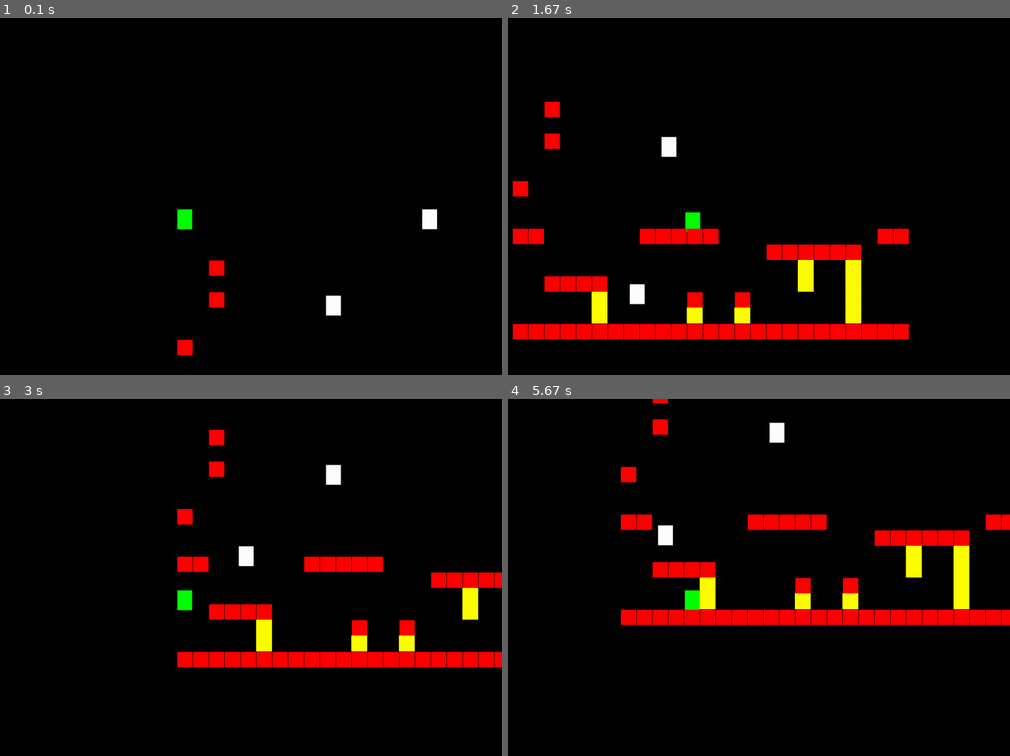
Above: before the commit, frames 1-4 (two rows, left to right).
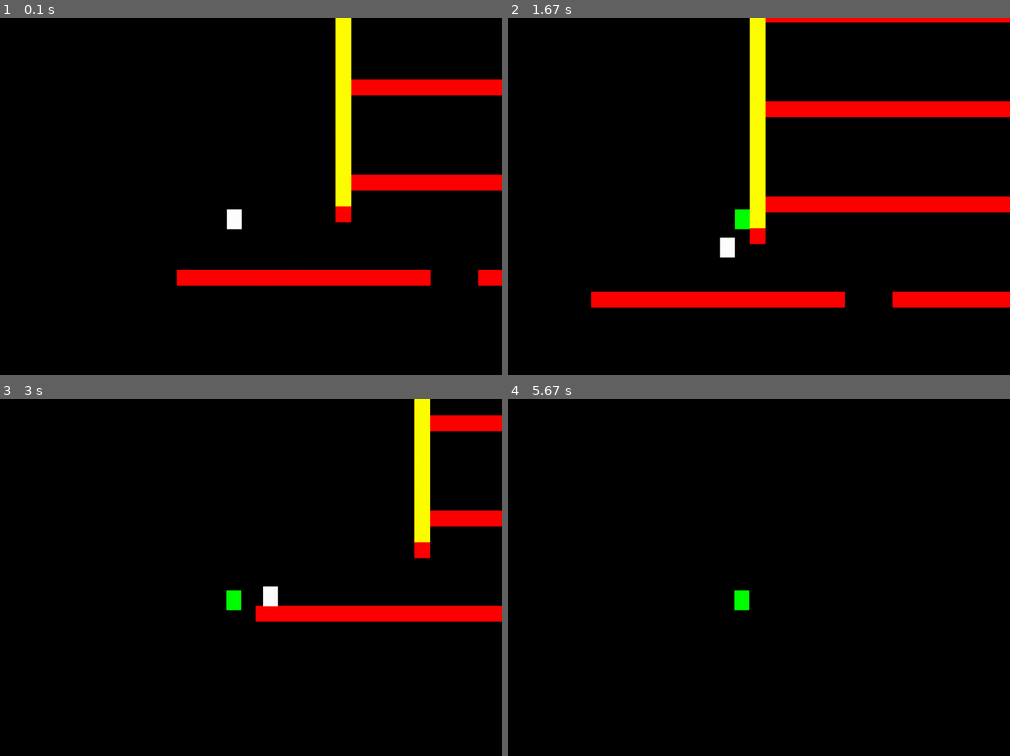
Above: after the commit, the same moments.

Repository: GabrielFaggione/PygameBase
Game: pygame game, started from snd/main.py
The game is run twice, just before and just after one commit, with the same random seed, the same clock (stepped at 60 frames per second) and the same inputs.
Inputs:
- Up to frame 1 (0.1 s): no input
- Up to frame 2 (1.67 s): hold Right 0.33-0.8 s; hold Up 0.83-1.13 s; hold Right 1.17-1.63 s
- Up to frame 3 (3 s): hold Left 1.67-2.2 s; hold Down 2.23-2.53 s; hold Left 2.57-2.97 s
- Up to frame 4 (5.67 s): hold Right 3.4-4.03 s; hold Down 4.07-4.43 s; hold Left 4.47-4.93 s; hold Right 4.97-5.43 s

The runs differ from the first frame. In frame 1, 8.2% of the frame differs, in the area x 35-100%, y 0-95%; in frame 2, 19%, in the area x 0-100%, y 0-91%; in frame 3, 12%; in frame 4, 8.9%.

Commit message:
Adicionado mudanças no bot e começo da construção do servidor

Diff:
--- a/snd/bot.py
+++ b/snd/bot.py
@@ -1,6 +1,8 @@
 # Bot classes
 from settings import *
+from scenes import *
 import pygame as pg
+from copy import copy, deepcopy
 
 vec = pg.math.Vector2
 
@@ -10,12 +12,15 @@
         self.image = pg.Surface((30,40))
         self.image.fill(WHITE)
         self.pos = vec(x,y)
+        self.posScene = (int(x/32), int(y/32))
+        self.dir = None
         self.vel = vec(0,0)
         self.acc = vec(0,0)
         self.minDistance = 50
         self.botAcc = 0.5
         self.botFric = -0.12
         self.jumping = False
+        self.onSearch = False
         self.rect = self.image.get_rect()
         self.rect.x = x
         self.rect.y = y
@@ -28,8 +33,6 @@
         self.toDraw = True
 
     def update(self):
-        #print ("pos bot", self.pos)
-        #print ("pos player", self.player.pos)
         self.acc = vec(0,PLAYER_GRAV)
         self.distanceToPlayer = (self.pos.distance_to(self.player.pos))
         self.vecToPlayer = (self.pos - self.player.pos)
@@ -38,11 +41,12 @@
             # control x bot accelerate
             if self.vecToPlayer.x < 0:
                 self.acc.x = self.botAcc
+                self.dir = "right"
             else:
                 self.acc.x = -self.botAcc
+                self.dir = "left"
 
-            # check if player is near to jump
-            if self.distanceToPlayer < (self.vel.x * self.predict * 2):
+            if self.player.pos.y < self.pos.y and self.distanceToPlayer < 150:
                 self.jump()
 
         # check if hits platform
@@ -53,8 +57,10 @@
             self.jumping = False
             if self.vel.y > 0:
                 if self.pos.y < platforms_hits[0].rect.bottom:
+                    self.posScene = (int(platforms_hits[0].rect.centerx / 32), int(platforms_hits[0].rect.centery / 32))
                     self.pos.y = platforms_hits[0].rect.top + 1
                     self.vel.y = 0
+                    self.checkNearPos()
             if self.vel.y < 0:
                 if self.pos.y > platforms_hits[0].rect.bottom:
                     if (self.pos.x < platforms_hits[0].rect.left or self.pos.x > platforms_hits[0].rect.right) and len(platforms_hits) == 1: pass
@@ -80,45 +86,19 @@
                 self.jumping = True
                 self.vel.y -= 12
 
+    def checkNearPos(self):
+        try:
+            if not self.jumping:
+                if self.dir == "left":
+                    diagonal = scene[self.posScene[1] + 1][self.posScene[0] - 1]
+                    nextblock = scene[self.posScene[1]][self.posScene[0] - 2]
+                    if diagonal == 0 or nextblock == 2:
+                        self.jump()
 
-class BotShadowWall(pg.sprite.Sprite):
-    def __init__(self, bot):
-        pg.sprite.Sprite.__init__(self)
-        self.image = pg.Surface((bot.rect.width,bot.rect.height))
-        self.image.fill(SOMECOLOR)
-        self.bot = bot
-        self.pos = vec(bot.pos.x,bot.pos.y)
-        self.rect = self.image.get_rect()
-        self.rect.x = bot.rect.x
-        self.rect.y = bot.rect.y
-        self.rect.midbottom = (self.rect.x,self.rect.y)
-        self.toDraw = False # change this
-
-    def update(self):
-        self.pos = self.bot.pos + ((self.bot.vel.x * self.bot.predict, self.bot.vel.y))
-        self.rect.midbottom = self.pos
-        hit_wall = pg.sprite.spritecollide(self, self.bot.game.walls, False)
-        if hit_wall:
-            if self.bot.pos.y > self.bot.player.pos.y:
-                self.bot.jump()
-
-class BotShadowPlatform(pg.sprite.Sprite):
-    def __init__(self, bot):
-        pg.sprite.Sprite.__init__(self)
-        self.image = pg.Surface((bot.rect.width,bot.rect.height))
-        self.image.fill(SOMECOLOR)
-        self.bot = bot
-        self.pos = vec(bot.pos.x,bot.pos.y)
-        self.rect = self.image.get_rect()
-        self.rect.x = bot.rect.x
-        self.rect.y = bot.rect.y
-        self.rect.midbottom = (self.rect.x,self.rect.y)
-        self.platform = None
-        self.toDraw = False # change this
-
-    def update(self):
-        if self.bot.jumping:
-            hit_plat = pg.sprite.spritecollide(self.bot, self.bot.game.platforms, False)
-            if hit_plat:
-                if self.bot.vel.y < 0 and self.bot.pos.y > hit_plat[0].rect.bottom:
-                    self.platform = hit_plat[0]
+                elif self.dir == "right":
+                    diagonal = scene[self.posScene[1] + 1][self.posScene[0] + 1]
+                    nextblock = scene[self.posScene[1]][self.posScene[0] + 2]
+                    if diagonal == 0 or nextblock == 2:
+                        self.jump()
+        except IndexError:
+            pass
--- /dev/null
+++ b/snd/client.py
@@ -0,0 +1,15 @@
+import socket
+import pickle
+
+
+
+client = socket.socket(socket.AF_INET, socket.SOCK_DGRAM)
+
+host = "127.0.0.1"
+port = 8080
+
+info = pickle.dumps(["Josué", 100, 100])
+
+client.connect((host, port))
+client.sendto(info, (host, port))
+print (client.recv(1024))
--- a/snd/main.py
+++ b/snd/main.py
@@ -38,7 +38,7 @@
                 if scene[y][x] == 0:
                     pass
                 elif scene[y][x] == 1:
-                    self.p = Platform((32*x),(32*y), 31, 31)
+                    self.p = Platform((32*x),(32*y), 32, 32)
                     self.all_sprites.add(self.p)
                     self.platforms.add(self.p)
                     self.all_obj_scene.append(self.p)
@@ -48,19 +48,13 @@
                     self.walls.add(self.w)
                     self.all_obj_scene.append(self.w)
 
-        self.bot = Bot(500, -100, self.player, self)
+        self.bot = Bot(100, 1000, self.player, self)
         self.all_sprites.add(self.bot)
         self.all_obj_scene.append(self.bot)
 
-        """
-        self.botshadowwall = BotShadowWall(self.bot)
-        self.all_sprites.add(self.botshadowwall)
-        self.all_obj_scene.append(self.botshadowwall)
-
-        self.botshadowplat = BotShadowPlatform(self.bot)
-        self.all_sprites.add(self.botshadowplat)
-        self.all_obj_scene.append(self.botshadowplat)
-        """
+        self.bot = Bot(1625, 1000, self.player, self)
+        self.all_sprites.add(self.bot)
+        self.all_obj_scene.append(self.bot)
 
         teste = ["Ola, tudo bem?\n:3", "Peidei"]
         self.npc = Npc("Roberto", 300, 80, teste)
@@ -87,6 +81,7 @@
             self.draw()
 
     def update(self):
+        print (self.player.pos)
         # Game Loop - Update
         self.all_sprites.update()
         # check if player hits a platform
@@ -94,7 +89,6 @@
         platforms_hits = pg.sprite.spritecollide(self.player, self.platforms, False)
         self.player.rect.y -= 1
         if platforms_hits:
-            #print (len(platforms_hits))
             self.player.jumping = False
             if self.player.vel.y > 0:
                 if self.player.pos.y < platforms_hits[0].rect.bottom:
@@ -102,7 +96,6 @@
                     self.player.vel.y = 0
             if self.player.vel.y < 0:
                 if self.player.pos.y > platforms_hits[0].rect.bottom:
-                    print ("low")
                     if (self.player.pos.x < platforms_hits[0].rect.left or self.player.pos.x > platforms_hits[0].rect.right) and len(platforms_hits) == 1: pass
                     else: self.player.vel.y = 0
         # check if player hits a wall
--- a/snd/scenes.py
+++ b/snd/scenes.py
@@ -7,56 +7,40 @@
 # 1 platform
 # 2 wall
 
-scene = [[0,0,1,0,0,0,0,0,0,0,0,0,0,0,0,0,0,0,0,0,0,0,0,0,0],
-        [0,0,0,0,0,0,0,0,0,0,0,0,0,0,0,0,0,0,0,0,0,0,0,0,0],
-        [0,0,1,0,0,0,0,0,0,0,0,0,0,0,0,0,0,0,0,0,0,0,0,0,0],
-        [0,0,0,0,0,0,0,0,0,0,0,0,0,0,0,0,0,0,0,0,0,0,0,0,0],
-        [0,0,0,0,0,0,0,0,0,0,0,0,0,0,0,0,0,0,0,0,0,0,0,0,0],
-        [1,0,0,0,0,0,0,0,0,0,0,0,0,0,0,0,0,0,0,0,0,0,0,0,0], # 0
-        [0,0,0,0,0,0,0,0,0,0,0,0,0,0,0,0,0,0,0,0,0,0,0,0,0],
-        [0,0,0,0,0,0,0,0,0,0,0,0,0,0,0,0,0,0,0,0,0,0,0,0,0],
-        [1,1,0,0,0,0,0,0,1,1,1,1,1,0,0,0,0,0,0,0,0,0,0,1,1],
-        [0,0,0,0,0,0,0,0,0,0,0,0,0,0,0,0,1,1,1,1,1,1,0,0,0],
-        [0,0,0,0,0,0,0,0,0,0,0,0,0,0,0,0,0,0,2,0,0,2,0,0,0],
-        [0,0,1,1,1,1,0,0,0,0,0,0,0,0,0,0,0,0,2,0,0,2,0,0,0],
-        [0,0,0,0,0,2,0,0,0,0,0,1,0,0,1,0,0,0,0,0,0,2,0,0,0],
-        [0,0,0,0,0,2,0,0,0,0,0,2,0,0,2,0,0,0,0,0,0,2,0,0,0],
-        [1,1,1,1,1,1,1,1,1,1,1,1,1,1,1,1,1,1,1,1,1,1,1,1,1],
-        [0,0,0,0,0,0,0,0,0,0,0,0,0,0,0,0,0,0,0,0,0,0,0,0,0],
-        [0,0,0,0,0,0,0,0,0,0,0,0,0,0,0,0,0,0,0,0,0,0,0,0,0],
-        [0,0,0,0,0,0,0,0,0,0,0,0,0,0,0,0,0,0,0,0,0,0,0,0,0],
-        [0,0,0,0,0,0,0,0,0,0,0,0,0,0,0,0,0,0,0,0,0,0,0,0,0],
-        [0,0,0,0,0,0,0,0,0,0,0,0,0,0,0,0,0,0,0,0,0,0,0,0,0],
-        [0,0,0,0,0,0,0,0,0,0,0,0,0,0,0,0,0,0,0,0,0,0,0,0,0],
-        [0,0,0,0,0,0,0,0,0,0,0,0,0,0,0,0,0,0,0,0,0,0,0,0,0],
-        [0,0,0,0,0,0,0,0,0,0,0,0,0,0,0,0,0,0,0,0,0,0,0,0,0],
-        [0,0,0,0,0,0,0,0,0,0,0,0,0,0,0,0,0,0,0,0,0,0,0,0,0],
-        [0,0,0,0,0,0,0,0,0,0,0,0,0,0,0,0,0,0,0,0,0,0,0,0,0],
-        [0,0,0,0,0,0,0,0,0,0,0,0,0,0,0,0,0,0,0,0,0,0,0,0,0]]
-
-botScene = [[0,0,1,0,0,0,0,0,0,0,0,0,0,0,0,0,0,0,0,0,0,0,0,0,0],
-        [0,0,0,0,0,0,0,0,0,0,0,0,0,0,0,0,0,0,0,0,0,0,0,0,0],
-        [0,0,1,0,0,0,0,0,0,0,0,0,0,0,0,0,0,0,0,0,0,0,0,0,0],
-        [0,0,0,0,0,0,0,0,0,0,0,0,0,0,0,0,0,0,0,0,0,0,0,0,0],
-        [0,0,0,0,0,0,0,0,0,0,0,0,0,0,0,0,0,0,0,0,0,0,0,0,0],
-        [1,0,0,0,0,0,0,0,0,0,0,0,0,0,0,0,0,0,0,0,0,0,0,0,0], # 0
-        [0,0,0,0,0,0,0,0,0,0,0,0,0,0,0,0,0,0,0,0,0,0,0,0,0],
-        [0,0,0,0,0,0,0,0,0,0,0,0,0,0,0,0,0,0,0,0,0,0,0,0,0],
-        [1,1,0,0,0,0,0,0,1,1,1,1,1,0,0,0,0,0,0,0,0,0,0,1,1],
-        [0,0,0,0,0,0,0,0,0,0,0,0,0,0,0,0,1,1,1,1,1,1,0,0,0],
-        [0,0,0,0,0,0,0,0,0,0,0,0,0,0,0,0,0,0,2,0,0,2,0,0,0],
-        [0,0,1,1,1,1,0,0,0,0,0,0,0,0,0,0,0,0,2,0,0,2,0,0,0],
-        [0,0,0,0,0,2,0,0,0,0,0,1,0,0,1,0,0,0,0,0,0,2,0,0,0],
-        [0,0,0,0,0,2,0,0,0,0,0,2,0,0,2,0,0,0,0,0,0,2,0,0,0],
-        [1,1,1,1,1,1,1,1,1,1,1,1,1,1,1,1,1,1,1,1,1,1,1,1,1],
-        [0,0,0,0,0,0,0,0,0,0,0,0,0,0,0,0,0,0,0,0,0,0,0,0,0],
-        [0,0,0,0,0,0,0,0,0,0,0,0,0,0,0,0,0,0,0,0,0,0,0,0,0],
-        [0,0,0,0,0,0,0,0,0,0,0,0,0,0,0,0,0,0,0,0,0,0,0,0,0],
-        [0,0,0,0,0,0,0,0,0,0,0,0,0,0,0,0,0,0,0,0,0,0,0,0,0],
-        [0,0,0,0,0,0,0,0,0,0,0,0,0,0,0,0,0,0,0,0,0,0,0,0,0],
-        [0,0,0,0,0,0,0,0,0,0,0,0,0,0,0,0,0,0,0,0,0,0,0,0,0],
-        [0,0,0,0,0,0,0,0,0,0,0,0,0,0,0,0,0,0,0,0,0,0,0,0,0],
-        [0,0,0,0,0,0,0,0,0,0,0,0,0,0,0,0,0,0,0,0,0,0,0,0,0],
-        [0,0,0,0,0,0,0,0,0,0,0,0,0,0,0,0,0,0,0,0,0,0,0,0,0],
-        [0,0,0,0,0,0,0,0,0,0,0,0,0,0,0,0,0,0,0,0,0,0,0,0,0],
-        [0,0,0,0,0,0,0,0,0,0,0,0,0,0,0,0,0,0,0,0,0,0,0,0,0]]
+scene =      [[0,0,0,0,0,0,0,0,0,0,1,1,1,1,1,1,1,1,1,1,1,1,1,1,1,1,1,1,1,1,1,1,1,1,1,1,1,1,1,1,1,1,1,1,1,1,1,1,1,1,1,1,0,0,0,0,0,0,0,0],
+             [0,0,0,0,0,0,0,0,0,0,2,0,0,0,0,0,0,0,0,0,0,0,0,0,0,0,0,0,0,0,0,0,0,0,0,0,0,0,0,0,0,0,0,0,0,0,0,0,0,0,0,2,0,0,0,0,0,0,0,0],
+             [0,0,0,0,0,0,0,0,0,0,2,0,0,0,0,0,0,0,0,0,0,0,0,0,0,0,0,0,0,0,0,0,0,0,0,0,0,0,0,0,0,0,0,0,0,0,0,0,0,0,0,2,0,0,0,0,0,0,0,0],
+             [0,0,0,0,0,0,0,0,0,0,2,0,0,0,0,0,0,0,0,0,0,0,0,0,0,0,0,0,0,0,0,0,0,0,0,0,0,0,0,0,0,0,0,0,0,0,0,0,0,0,0,2,0,0,0,0,0,0,0,0],
+             [0,0,0,0,0,0,0,0,0,0,2,0,0,0,0,0,0,0,0,0,0,0,0,0,0,0,0,0,0,0,0,0,0,0,0,0,0,0,0,0,0,0,0,0,0,0,0,0,0,0,0,2,0,0,0,0,0,0,0,0],
+             [0,0,0,0,0,0,0,0,0,0,2,0,0,0,0,0,0,0,0,0,0,0,0,0,0,0,0,0,0,0,0,0,0,0,0,0,0,0,0,0,0,0,0,0,0,0,0,0,0,0,0,2,0,0,0,0,0,0,0,0],
+             [0,0,0,0,0,0,0,0,0,0,2,1,1,1,1,1,1,1,1,1,1,1,1,1,1,1,1,1,1,1,1,1,1,1,1,1,1,1,1,1,1,1,1,1,1,1,1,1,1,1,1,2,0,0,0,0,0,0,0,0], # fifth floor
+             [0,0,0,0,0,0,0,0,0,0,2,0,0,0,0,0,0,0,0,0,0,0,0,0,0,0,0,0,0,0,0,0,0,0,0,0,0,0,0,0,0,0,0,0,0,0,0,0,0,0,0,2,0,0,0,0,0,0,0,0],
+             [0,0,0,0,0,0,0,0,0,0,2,0,0,0,0,0,0,0,0,0,0,0,0,0,0,0,0,0,0,0,0,0,0,0,0,0,0,0,0,0,0,0,0,0,0,0,0,0,0,0,0,2,0,0,0,0,0,0,0,0],
+             [0,0,0,0,0,0,0,0,0,0,2,0,0,0,0,0,0,0,0,0,0,0,0,0,0,0,0,0,0,0,0,0,0,0,0,0,0,0,0,0,0,0,0,0,0,0,0,0,0,0,0,2,0,0,0,0,0,0,0,0],
+             [0,0,0,0,0,0,0,0,0,0,2,0,0,0,0,0,0,0,0,0,0,0,0,0,0,0,0,0,0,0,0,0,0,0,0,0,0,0,0,0,0,0,0,0,0,0,0,0,0,0,0,2,0,0,0,0,0,0,0,0],
+             [0,0,0,0,0,0,0,0,0,0,2,1,1,1,1,1,1,1,1,1,1,1,1,1,1,1,1,1,1,1,1,1,1,1,1,1,1,1,1,1,1,1,1,1,1,1,1,1,1,1,1,2,0,0,0,0,0,0,0,0], # fourth floor
+             [0,0,0,0,0,0,0,0,0,0,2,0,0,0,0,0,0,0,0,0,0,0,0,0,0,0,0,0,0,0,0,0,0,0,0,0,0,0,0,0,0,0,0,0,0,0,0,0,0,0,0,2,0,0,0,0,0,0,0,0],
+             [0,0,0,0,0,0,0,0,0,0,2,0,0,0,0,0,0,0,0,0,0,0,0,0,0,0,0,0,0,0,0,0,0,0,0,0,0,0,0,0,0,0,0,0,0,0,0,0,0,0,0,2,0,0,0,0,0,0,0,0],
+             [0,0,0,0,0,0,0,0,0,0,2,0,0,0,0,0,0,0,0,0,0,0,0,0,0,0,0,0,0,0,0,0,0,0,0,0,0,0,0,0,0,0,0,0,0,0,0,0,0,0,0,2,0,0,0,0,0,0,0,0],
+             [0,0,0,0,0,0,0,0,0,0,2,0,0,0,0,0,0,0,0,0,0,0,0,0,0,0,0,0,0,0,0,0,0,0,0,0,0,0,0,0,0,0,0,0,0,0,0,0,0,0,0,2,0,0,0,0,0,0,0,0],
+             [0,0,0,0,0,0,0,0,0,0,2,0,0,0,0,0,0,0,0,0,0,0,0,0,0,0,0,0,0,0,0,0,0,0,0,0,0,0,0,0,0,0,0,0,0,0,0,0,0,0,0,2,0,0,0,0,0,0,0,0],
+             [0,0,0,0,0,0,0,0,0,0,2,1,1,1,1,1,1,1,1,1,1,1,1,1,1,1,1,1,1,1,1,1,1,1,1,1,1,1,1,1,1,1,1,1,1,1,1,1,1,1,1,2,0,0,0,0,0,0,0,0], # thrid floor
+             [0,0,0,0,0,0,0,0,0,0,2,0,0,0,0,0,0,0,0,0,0,0,0,0,0,0,0,0,0,0,0,0,0,0,0,0,0,0,0,0,0,0,0,0,0,0,0,0,0,0,0,2,0,0,0,0,0,0,0,0],
+             [0,0,0,0,0,0,0,0,0,0,2,0,0,0,0,0,0,0,0,0,0,0,0,0,0,0,0,0,0,0,0,0,0,0,0,0,0,0,0,0,0,0,0,0,0,0,0,0,0,0,0,2,0,0,0,0,0,0,0,0],
+             [0,0,0,0,0,0,0,0,0,0,2,0,0,0,0,0,0,0,0,0,0,0,0,0,0,0,0,0,0,0,0,0,0,0,0,0,0,0,0,0,0,0,0,0,0,0,0,0,0,0,0,2,0,0,0,0,0,0,0,0],
+             [0,0,0,0,0,0,0,0,0,0,2,0,0,0,0,0,0,0,0,0,0,0,0,0,0,0,0,0,0,0,0,0,0,0,0,0,0,0,0,0,0,0,0,0,0,0,0,0,0,0,0,2,0,0,0,0,0,0,0,0],
+             [0,0,0,0,0,0,0,0,0,0,2,0,0,0,0,0,0,0,0,0,0,0,0,0,0,0,0,0,0,0,0,0,0,0,0,0,0,0,0,0,0,0,0,0,0,0,0,0,0,0,0,2,0,0,0,0,0,0,0,0],
+             [0,0,0,0,0,0,0,0,0,0,2,1,1,1,1,1,1,1,1,1,1,1,1,1,1,1,1,1,1,1,1,1,1,1,1,1,1,1,1,1,1,1,1,1,1,1,1,1,1,1,1,2,0,0,0,0,0,0,0,0], # seccond floor
+             [0,0,0,0,0,0,0,0,0,0,2,0,0,0,0,0,0,0,0,0,0,0,0,0,0,0,0,0,0,0,0,0,0,0,0,0,0,0,0,0,0,0,0,0,0,0,0,0,0,0,0,2,0,0,0,0,0,0,0,0],
+             [0,0,0,0,0,0,0,0,0,0,2,0,0,0,0,0,0,0,0,0,0,0,0,0,0,0,0,0,0,0,0,0,0,0,0,0,0,0,0,0,0,0,0,0,0,0,0,0,0,0,0,2,0,0,0,0,0,0,0,0],
+             [0,0,0,0,0,0,0,0,0,0,2,0,0,0,0,0,0,0,0,0,0,0,0,0,0,0,0,0,0,0,0,0,0,0,0,0,0,0,0,0,0,0,0,0,0,0,0,0,0,0,0,2,0,0,0,0,0,0,0,0],
+             [0,0,0,0,0,0,0,0,0,0,2,0,0,0,0,0,0,0,0,0,0,0,0,0,0,0,0,0,0,0,0,0,0,0,0,0,0,0,0,0,0,0,0,0,0,0,0,0,0,0,0,2,0,0,0,0,0,0,0,0],
+             [0,0,0,0,0,0,0,0,0,0,2,0,0,0,0,0,0,0,0,0,0,0,0,0,0,0,0,0,0,0,0,0,0,0,0,0,0,0,0,0,0,0,0,0,0,0,0,0,0,0,0,2,0,0,0,0,0,0,0,0],
+             [0,0,0,0,0,0,0,0,0,0,2,1,1,1,1,1,1,1,1,1,1,1,1,1,1,1,1,1,1,1,1,1,1,1,1,1,1,1,1,1,1,1,1,1,1,1,1,1,1,1,1,2,0,0,0,0,0,0,0,0], # first floor
+             [0,0,0,0,0,0,0,0,0,0,2,0,0,0,0,0,0,0,0,0,0,0,0,0,0,0,0,0,0,0,0,0,0,0,0,0,0,0,0,0,0,0,0,0,0,0,0,0,0,0,0,2,0,0,0,0,0,0,0,0],
+             [0,0,0,0,0,0,0,0,0,0,1,0,0,0,0,0,0,0,0,0,0,0,0,0,0,0,0,0,0,0,0,0,0,0,0,0,0,0,0,0,0,0,0,0,0,0,0,0,0,0,0,1,0,0,0,0,0,0,0,0],
+             [0,0,0,0,0,0,0,0,0,0,0,0,0,0,0,0,0,0,0,0,0,0,0,0,0,0,0,0,0,0,0,0,0,0,0,0,0,0,0,0,0,0,0,0,0,0,0,0,0,0,0,0,0,0,0,0,0,0,0,0],
+             [0,0,0,0,0,0,0,0,0,0,0,0,0,0,0,0,0,0,0,0,0,0,0,0,0,0,0,2,0,0,0,0,0,0,0,0,0,0,0,0,0,0,0,0,0,0,0,0,0,0,0,0,0,0,0,0,0,0,0,0],
+             [0,0,0,0,0,0,0,0,0,0,0,0,0,0,0,0,0,0,0,0,0,0,0,0,0,0,0,2,0,0,0,0,0,0,0,0,0,0,0,0,0,0,0,0,0,0,0,0,0,0,0,0,0,0,0,0,0,0,0,0],
+             [1,1,1,1,1,1,1,1,1,1,1,1,1,1,1,1,0,0,0,1,1,1,1,1,1,1,1,1,1,0,0,1,1,1,1,0,0,1,1,1,1,1,1,1,1,1,1,1,1,1,1,1,1,1,1,1,1,1,1,1], # ground
+             [0,0,0,0,0,0,0,0,0,0,0,0,0,0,0,0,0,0,0,0,0,0,0,0,0,0,0,0,0,0,0,0,0,0,0,0,0,0,0,0,0,0,0,0,0,0,0,0,0,0,0,0,0,0,0,0,0,0,0,0]]
--- /dev/null
+++ b/snd/server.py
@@ -0,0 +1,29 @@
+import socket
+import pickle
+
+class Server():
+    def __init__(self):
+        self.host = "127.0.0.1"
+        self.port = 8080
+        self.server = socket.socket(socket.AF_INET, socket.SOCK_DGRAM)
+        self.players = {}
+
+    def startServer(self):
+        self.server.bind((self.host, self.port))
+        while True:
+            c, addr = self.server.recvfrom(1024) # recv a data, c == message and addr ip and port
+            #if c not in self.players:
+            #    self.players[c] = addr
+            #    print ("New player online - name",c,", addr",addr)
+            #elif c in self.players:
+            data = pickle.loads(c)
+            print (data)
+            print (self.players)
+            self.server.sendto(b'Oie', addr)
+
+
+
+if __name__ == "__main__":
+    server = Server()
+    server.startServer()
+server.server.close()
--- a/snd/sprites.py
+++ b/snd/sprites.py
@@ -27,7 +27,7 @@
         self.onStair = False
         self.onTalk = False
         self.toDraw = True
-        self.pos = vec(0,-100)
+        self.pos = vec(100,1000)
         self.posScene = vec(0,0)
         self.vel = vec(0,0)
         self.acc = vec(0,0)
